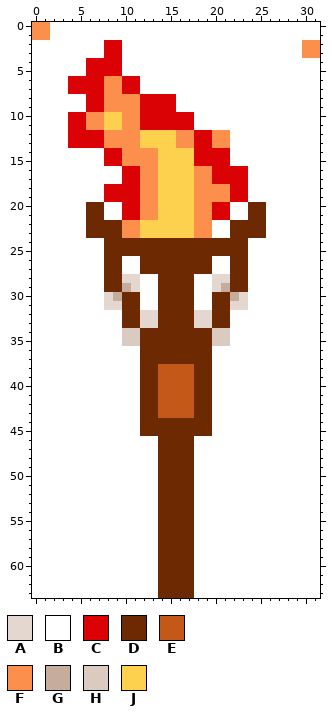
Pixel-art sprite -- Project/hoofdversie/Ragnarok/data/torch0002.png. Above: the version before the commit.
The file is 64x128 pixels, drawn in blocks of 2x2; one block is one cell here.
Palette (. is transparent): A #e4d7cf  B #ffffff  C #da0205  D #6d2901  E #c45818  F #fd8f4d  G #c6ac9c  H #dbcac0  J #fdd14d
Now the later version:
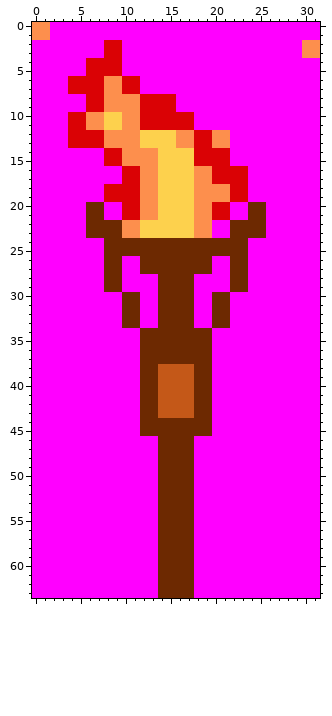
Changes in this commit:
Colour B changes from #ffffff to #ff00ff.
Colour A becomes colour B in row 28 at x 10 to 11 and 20 to 21; in row 29 at x 11 and 20; in row 30 at x 8 and 23; in row 31 at x 8 to 9 and 22 to 23; in rows 32 to 33 at x 12 to 13 and 18 to 19.
Colour G becomes colour B in row 29 at x 10 and 21; in row 30 at x 9 and 22.
Colour H becomes colour B in rows 34 to 35 at x 10 to 11 and 20 to 21.
Pixel boxes of the changes (left, top, right, bottom) in both pictures:
changed: (32, 22, 320, 598)
